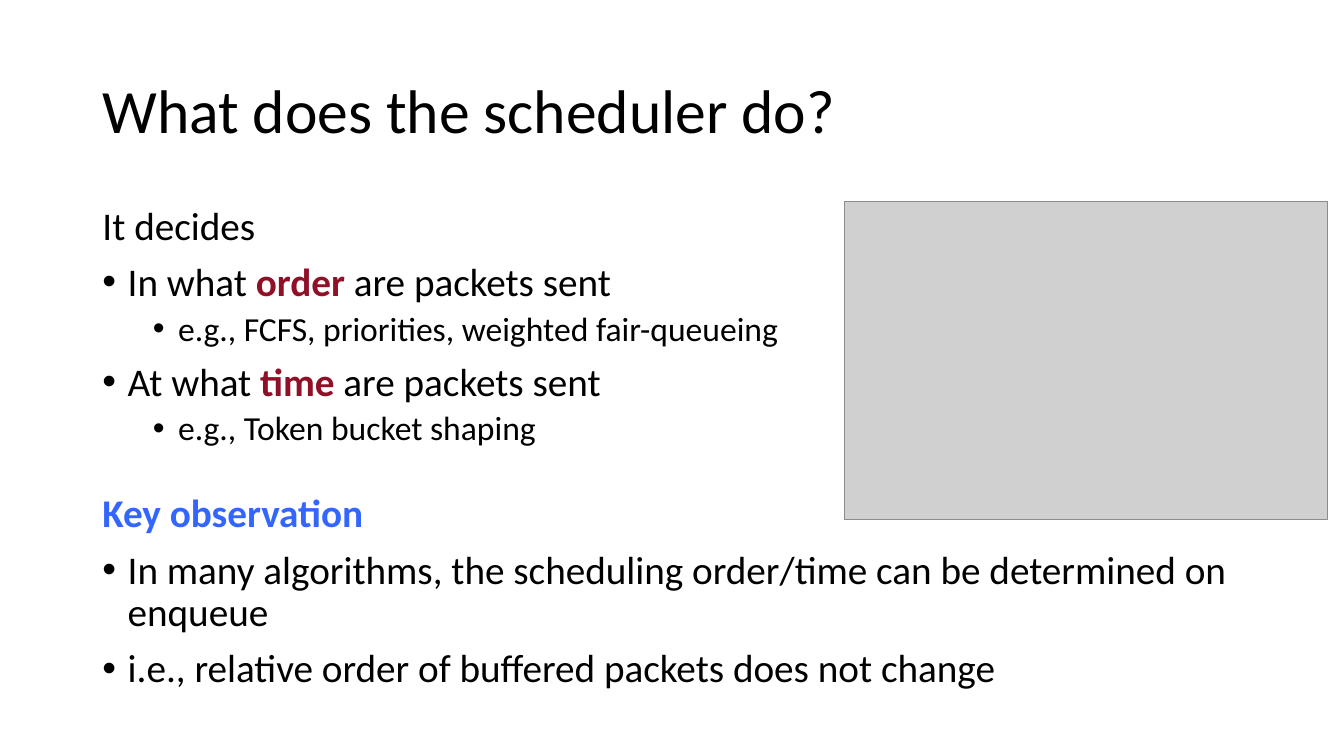
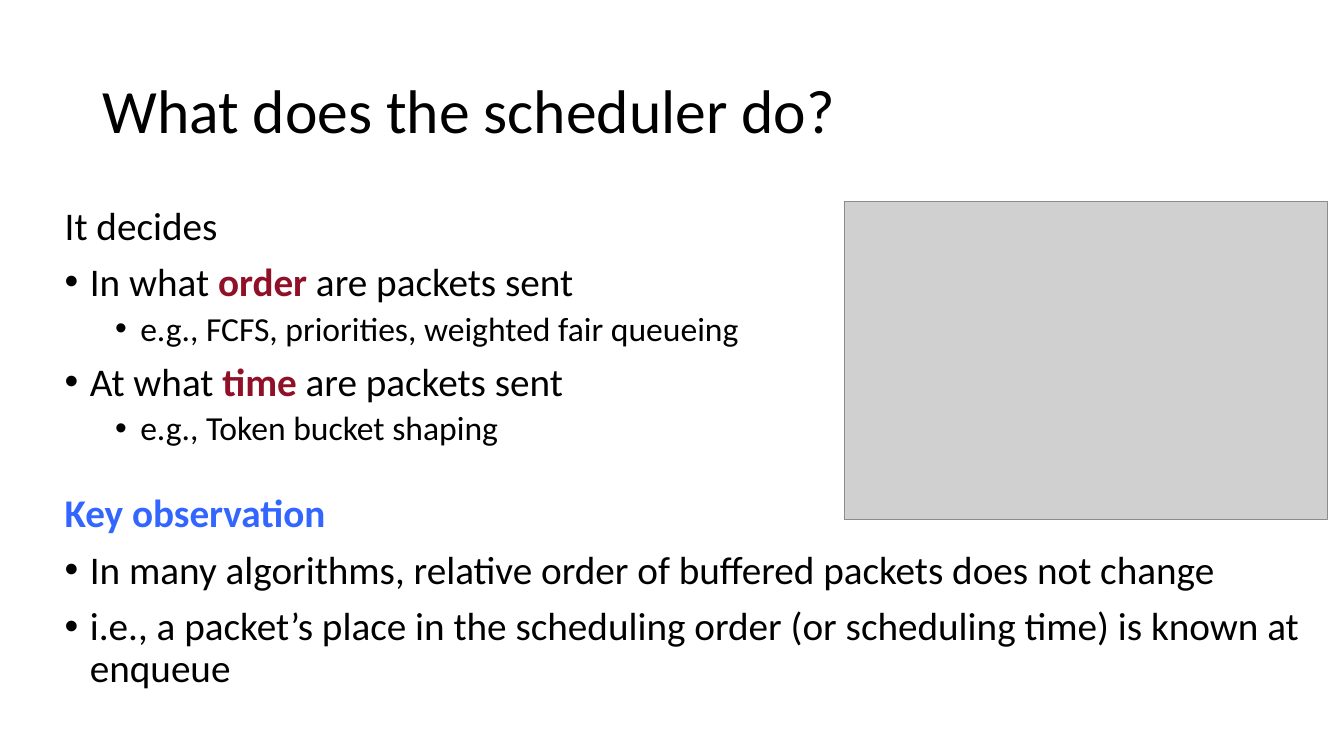
Before and after one commit to anirudhSK/pifo-domino-marple-ppts, a slide deck: slide 5 of pifo_sigcomm.pptx. Drawn at 1344x756 pixels with LibreOffice and Linux fonts; fonts in the diff are those of the drawing; grey boxes stand for pictures. Boxes give left, top, right and bottom in pixels: in the first picture for what was removed or moved away, otherwise in the second. Text is boxed around its words. In the diff, an @@ line names an element or a change of style, - is before the commit and + after.

```diff
--- a/pifo_sigcomm.pptx
+++ b/pifo_sigcomm.pptx
@@ text "It decides": place and size @@
-text "It decides" at <box>102,212,1226,689</box>
+text "It decides" at <box>65,212,1298,689</box>
@@ text at <box>140,317,738,347</box>: text changed @@
-  • e.g., FCFS, priorities, weighted fair-queueing
+  • e.g., FCFS, priorities, weighted fair queueing
@@ text at <box>90,556,1298,689</box>: text changed @@
-• In many algorithms, the scheduling order/time can be determined on enqueue
-• i.e., relative order of buffered packets does not change
+• In many algorithms, relative order of buffered packets does not change
+• i.e., a packet’s place in the scheduling order (or scheduling time) is known at enqueue
```
Also in this commit, not shown: 8 other slides changed, 1 slide added.
